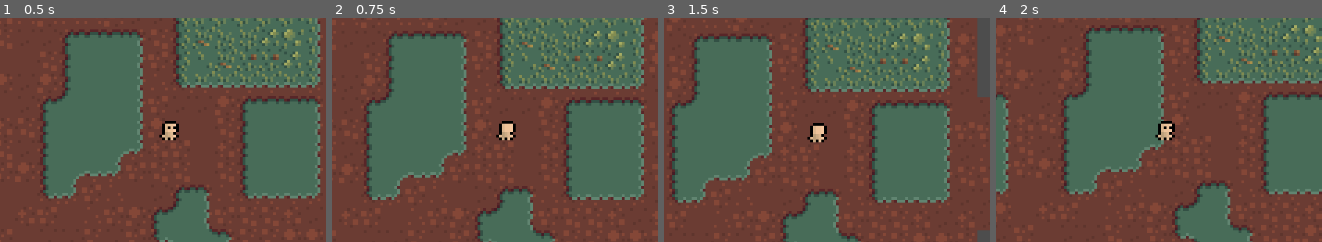
Above: before the commit, frames 1-4 (left to right).
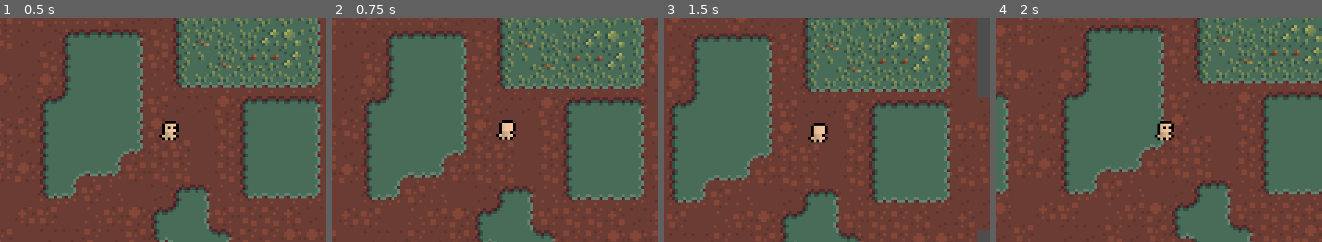
Above: after the commit, the same moments.

Repository: elegios/cautious-memory
Game: Godot game, scene res://Scenes/Test.tscn
The game is run twice, just before and just after one commit, with the same random seed, the same clock (stepped at 60 frames per second) and the same inputs.
Inputs (mouse positions are % of the whole screen's width and height, from its top left):
- Up to frame 1 (0.5 s): no input
- Up to frame 2 (0.75 s): tap Enter at 0.5 s; move the mouse to (88, 45) at 0.52 s; hold Right mouse button (Move) from 0.53 s (still down)
- Up to frame 3 (1.5 s): move the mouse to (37, 55) at 1.27 s; release Right mouse button (Move) at 1.28 s; tap A (Action 1) at 1.35 s
- Up to frame 4 (2 s): right-click (37, 55) at 1.55 s
The pictures show only the part of the screen within x 35-85%, y 23-73%; the shares and areas given below are measured in that part.

Frame 1 is identical in both runs. In frame 2, 0.1% of the frame differs, in the area x 50-57%, y 45-55%; in frame 3, 0.1%; in frame 4, 0.1%, in the area x 48-55%, y 45-55%.

Commit message:
Run abilities on units + duplicate data sources

Diff:
--- a/Code/AbilityComponents/AbilityTimer.gd
+++ b/Code/AbilityComponents/AbilityTimer.gd
@@ -6,7 +6,7 @@
 var elapsed: float = 0.0
 
 func setup(a: AbilityRunner, r: AbilityRoot, b: Dictionary, register_props: bool) -> void:
-	duration.setup(a, b)
+	duration = duration.setup(a, b)
 	super(a, r, b, register_props)
 
 func register_properties(root: AbilityRoot) -> void:
--- a/Code/AbilityComponents/Core/AbilityRoot.gd
+++ b/Code/AbilityComponents/Core/AbilityRoot.gd
@@ -8,8 +8,8 @@
 
 var blackboard: Dictionary
 
-func setup(runner: AbilityRunner, register_properties: bool) -> void:
-	blackboard = {}
+func setup(runner: AbilityRunner, initial_blackboard: Dictionary, register_properties: bool) -> void:
+	blackboard = initial_blackboard
 	replication_config = SceneReplicationConfig.new()
 	root_path = ^"."
 	child = get_child(0) as AbilityNode
@@ -21,6 +21,9 @@
 
 func try_soft_interrupt() -> bool:
 	return AbilityNode.AInterruptResult.Interrupted == child.interrupt(AbilityNode.AInterruptKind.Soft)
+
+func try_counter_interrupt() -> bool:
+	return AbilityNode.AInterruptResult.Interrupted == child.interrupt(AbilityNode.AInterruptKind.Counter)
 
 func hard_interrupt() -> void:
 	var _ignore := child.interrupt(AbilityNode.AInterruptKind.Hard)
--- a/Code/AbilityComponents/Core/AbilityRunner.gd
+++ b/Code/AbilityComponents/Core/AbilityRunner.gd
@@ -20,9 +20,9 @@
 @export var shape_cast: ShapeCast2D
 
 ## The currently running main ability, if any. Trying to run a new
-## ability will soft-interrupt the current main ability, then start a
-## new ability [i]if the main ability actually did interrupt[/i],
-## e.g., if it used the [Cancellable] node.
+## main ability will soft-interrupt the current main ability, then
+## start a new ability [i]if the main ability actually did
+## interrupt[/i], e.g., if it used the [Cancellable] node.
 var main_ability: AbilityRoot:
 	set(value):
 		if not main_ability and value:
@@ -49,9 +49,17 @@
 		main_ability.queue_free()
 		main_ability = null
 	if not main_ability:
-		var _abi := spawn(id)
+		var _abi := spawn({&"path": abilities[id].resource_path})
 		return true
 	return false
+
+func try_run_custom_ability(config: Dictionary) -> bool:
+	var is_main: bool = config.get(&"is_main", true)
+	if main_ability and not main_ability.done and is_main and not main_ability.try_counter_interrupt():
+		return false
+
+	var _ignore := spawn(config)
+	return true
 
 func is_main_ability_running() -> bool:
 	return main_ability and not main_ability.done
@@ -61,13 +69,18 @@
 		return not main_ability.done and main_ability.try_soft_interrupt()
 	return true
 
-func _spawn_ability(id: int) -> Node:
-	var abi := abilities[id].instantiate() as AbilityNode
+func _spawn_ability(config: Dictionary) -> Node:
+	var path: String = config[&"path"]
+	var is_main: bool = config.get(&"is_main", true)
+	var initial_blackboard: Dictionary = config.get(&"blackboard", {})
+	var ps: PackedScene = ResourceLoader.load(path)
+	var abi := ps.instantiate() as AbilityNode
 	var root := AbilityRoot.new()
 	root.add_child(abi)
-	root.setup(self, multiplayer.is_server())
+	root.setup(self, initial_blackboard, multiplayer.is_server())
 	var _connected := root.ability_done.connect(_ability_done)
-	main_ability = root
+	if is_main:
+		main_ability = root
 	return root
 
 ## NOTE(vipa, 2024-08-23): Called via signal when an owned ability
--- a/Code/AbilityComponents/Core/DataSource.gd
+++ b/Code/AbilityComponents/Core/DataSource.gd
@@ -5,13 +5,23 @@
 var runner: AbilityRunner
 var blackboard: Dictionary
 
-func setup(r: AbilityRunner, b: Dictionary) -> void:
-	runner = r
-	blackboard = b
+func _init() -> void:
+	resource_local_to_scene = true
 
-## Register properties that need to be synced for this source
+func setup(r: AbilityRunner, b: Dictionary) -> DataSource:
+	var ret: DataSource = duplicate()
+	ret.runner = r
+	ret.blackboard = b
+	return ret
+
+## Register properties that need to be synced for this source.
 func register_properties(_node: Node, _property: String, _root: AbilityRoot) -> void:
 	pass
+
+## Duplicate self if there is mutable state, i.e., if [get_data)
+func maybe_duplicate() -> DataSource:
+	return self
+
 
 ## Get the current value from the source. Make sure to only contribute
 ## 'delta' from one of the _process functions (physics or idle).
--- /dev/null
+++ b/Code/AbilityComponents/DataSources/CurveSource.gd
@@ -0,0 +1,13 @@
+class_name CurveSource extends DataSource
+
+@export var duration: float = 1.0
+@export var curve: Curve
+
+var elapsed: float = 0.0
+
+func register_properties(node: Node, property: String, root: AbilityRoot) -> void:
+	root.register_prop(node, property + ":elapsed")
+
+func get_data(delta: float) -> Variant:
+	elapsed += delta
+	return curve.sample(elapsed / duration)
--- a/Code/AbilityComponents/DataSources/ExpressionSource.gd
+++ b/Code/AbilityComponents/DataSources/ExpressionSource.gd
@@ -27,18 +27,32 @@
 ## exposing it to the expression through the 'z' variable
 @export var z: DataSource
 
+func maybe_duplicate() -> DataSource:
+	var new_x := x.maybe_duplicate() if x else null
+	var new_y := y.maybe_duplicate() if y else null
+	var new_z := z.maybe_duplicate() if z else null
+
+	if x != new_x or y != new_y or z != new_z:
+		var ret: ExpressionSource = duplicate()
+		ret.x = new_x
+		ret.y = new_y
+		ret.z = new_z
+		return ret
+	return self
+
 func _validate_property(property: Dictionary) -> void:
 	if property.name == "expression":
 		property.hint = PROPERTY_HINT_EXPRESSION
 
-func setup(r: AbilityRunner, b: Dictionary) -> void:
-	super(r, b)
-	if x:
-		x.setup(r, b)
-	if y:
-		y.setup(r, b)
-	if z:
-		z.setup(r, b)
+func setup(r: AbilityRunner, b: Dictionary) -> DataSource:
+	var ret: ExpressionSource = super(r, b)
+	if ret.x:
+		ret.x = x.setup(r, b)
+	if ret.y:
+		ret.y = y.setup(r, b)
+	if ret.z:
+		ret.z = z.setup(r, b)
+	return ret
 
 func register_properties(node: Node, property: String, root: AbilityRoot) -> void:
 	super(node, property, root)
--- a/Code/AbilityComponents/MoveCharacter.gd
+++ b/Code/AbilityComponents/MoveCharacter.gd
@@ -10,9 +10,9 @@
 @export var factor: DataSource
 
 func setup(a: AbilityRunner, r: AbilityRoot, b: Dictionary, register_props: bool) -> void:
-	direction.setup(a, b)
+	direction = direction.setup(a, b)
 	if factor:
-		factor.setup(a, b)
+		factor = factor.setup(a, b)
 	super(a, r, b, register_props)
 
 func register_properties(root: AbilityRoot) -> void:
--- /dev/null
+++ b/Code/AbilityComponents/RunAbility.gd
@@ -0,0 +1,80 @@
+class_name RunAbility extends AbilityNode
+
+## The ability to run. The root node in the scene must be a subclass
+## of [AbilityNode].
+@export var ability: PackedScene
+
+## Target on which to try to run an ability. Defaults to self if
+## absent.
+@export var target: DataSource
+
+## Run the new ability as a main ability, i.e., attempt to interrupt a
+## previous main ability. Runs as a background ability if false.
+@export var main_ability: bool = true
+
+## Start the new ability with a copy of the blackboard for the current
+## ability. This can be used to pass information.
+@export var copy_blackboard: bool = false
+
+## Optional. Let the new ability reference the current unit (that runs
+## this ability) by putting it in this blackboard property.
+@export var source_unit_property: StringName
+
+@export_group("Blackboard Output")
+
+## Optional. Store a bool denoting whether the ability was started
+## successfully on the blackboard. Running an ability can fail if:
+## 1. The target has no [AbilityRunner].
+## 2. [member RunAbility.main_ability] is true, and the previous
+##    ability did not acknowledge the interrupt.
+@export var success_property: StringName
+
+func register_properties(root: AbilityRoot) -> void:
+	if target:
+		target.register_properties(self, "target", root)
+
+func setup(a: AbilityRunner, r: AbilityRoot, b: Dictionary, register_props: bool) -> void:
+	if target:
+		target = target.setup(a, b)
+	super(a, r, b, register_props)
+
+func physics_process_ability(delta: float) -> ARunResult:
+	return shared_process(delta)
+
+func process_ability(_delta: float) -> ARunResult:
+	return shared_process(0.0)
+
+func shared_process(delta: float) -> ARunResult:
+	if not multiplayer.is_server():
+		return ARunResult.Done
+
+
+	var other_runner: AbilityRunner = null
+
+	if target:
+		var other: Node2D = target.get_data(delta)
+		for i in other.get_child_count():
+			other_runner = other.get_child(i) as AbilityRunner
+			if other_runner:
+				break
+	else:
+		other_runner = runner
+
+	if not other_runner:
+		if success_property:
+			blackboard[success_property] = false
+		return ARunResult.Done
+
+	var config := {
+		&"path": ability.resource_path,
+		&"is_main": main_ability,
+		&"blackboard": blackboard.duplicate() if copy_blackboard else {}
+	}
+	if source_unit_property:
+		config[&"blackboard"][source_unit_property] = runner.get_parent().get_path()
+
+	var success := other_runner.try_run_custom_ability(config)
+	if success_property:
+		blackboard[success_property] = success
+
+	return ARunResult.Done
--- a/Code/AbilityComponents/SeqLike/Conditional.gd
+++ b/Code/AbilityComponents/SeqLike/Conditional.gd
@@ -12,7 +12,7 @@
 var checked: bool = false
 
 func setup(a: AbilityRunner, r: AbilityRoot, b: Dictionary, register_props: bool) -> void:
-	condition.setup(a, b)
+	condition = condition.setup(a, b)
 	super(a, r, b, register_props)
 
 func register_properties(root: AbilityRoot) -> void:
--- a/Code/AbilityComponents/ShapeCast.gd
+++ b/Code/AbilityComponents/ShapeCast.gd
@@ -43,7 +43,7 @@
 
 func setup(a: AbilityRunner, r: AbilityRoot, b: Dictionary, register_props: bool) -> void:
 	if relative_target:
-		relative_target.setup(a, b)
+		relative_target = relative_target.setup(a, b)
 	super(a, r, b, register_props)
 
 func physics_process_ability(delta: float) -> ARunResult:
--- a/Code/AbilityComponents/TeleportCharacter.gd
+++ b/Code/AbilityComponents/TeleportCharacter.gd
@@ -14,7 +14,7 @@
 	position.register_properties(self, "position", root)
 
 func setup(a: AbilityRunner, r: AbilityRoot, b: Dictionary, register_props: bool) -> void:
-	position.setup(a, b)
+	position = position.setup(a, b)
 	super(a, r, b, register_props)
 
 func physics_process_ability(delta: float) -> ARunResult:
--- a/Code/AbilityComponents/WriteToBlackboard.gd
+++ b/Code/AbilityComponents/WriteToBlackboard.gd
@@ -13,7 +13,7 @@
 
 func setup(a: AbilityRunner, r: AbilityRoot, b: Dictionary, register_props: bool) -> void:
 	if source:
-		source.setup(a, b)
+		source = source.setup(a, b)
 	super(a, r, b, register_props)
 
 # NOTE(vipa, 2024-08-23): It's ok to pass delta from both process
--- a/Scenes/Ability.tscn
+++ /dev/null
@@ -1,136 +0,0 @@
-[gd_scene load_steps=27 format=3 uid="uid://bpdq3av7p7qu4"]
-
-[ext_resource type="Script" path="res://Code/AbilityComponents/Core/AbilitySeq.gd" id="2_5vcv4"]
-[ext_resource type="Script" path="res://Code/AbilityComponents/WriteToBlackboard.gd" id="3_bleet"]
-[ext_resource type="Script" path="res://Code/AbilityComponents/DataSources/InputSource.gd" id="4_610dl"]
-[ext_resource type="Script" path="res://Code/AbilityComponents/DataSources/ExpressionSource.gd" id="4_mrn6b"]
-[ext_resource type="Script" path="res://Code/AbilityComponents/SeqLike/StateChange.gd" id="5_bnyta"]
-[ext_resource type="Script" path="res://Code/AbilityComponents/DataSources/CharacterSource.gd" id="5_pd87e"]
-[ext_resource type="Script" path="res://Code/AbilityComponents/MoveCharacter.gd" id="6_ghn11"]
-[ext_resource type="Script" path="res://Code/AbilityComponents/Core/AbilityParAny.gd" id="6_lh5ef"]
-[ext_resource type="Script" path="res://Code/AbilityComponents/DataSources/BlackboardSource.gd" id="7_f3qdl"]
-[ext_resource type="Script" path="res://Code/AbilityComponents/AbilityTimer.gd" id="9_cg6rd"]
-[ext_resource type="Script" path="res://Code/AbilityComponents/ShapeCast.gd" id="11_fk47b"]
-[ext_resource type="Script" path="res://Code/AbilityComponents/SeqLike/Conditional.gd" id="12_go76q"]
-[ext_resource type="Script" path="res://Code/AbilityComponents/TeleportCharacter.gd" id="13_sm5nd"]
-
-[sub_resource type="Resource" id="Resource_svlls"]
-script = ExtResource("4_610dl")
-what = 0
-
-[sub_resource type="Resource" id="Resource_tbp2u"]
-script = ExtResource("5_pd87e")
-what = 0
-
-[sub_resource type="Resource" id="Resource_36er5"]
-script = ExtResource("4_mrn6b")
-expression = "(x - y).normalized()"
-x = SubResource("Resource_svlls")
-y = SubResource("Resource_tbp2u")
-
-[sub_resource type="Resource" id="Resource_2js7s"]
-script = ExtResource("7_f3qdl")
-property = &"direction"
-allow_absent = false
-
-[sub_resource type="Resource" id="Resource_aycgm"]
-script = ExtResource("4_mrn6b")
-expression = "96*4"
-
-[sub_resource type="Resource" id="Resource_3xhjt"]
-script = ExtResource("4_mrn6b")
-expression = "0.3"
-
-[sub_resource type="Resource" id="Resource_kjd15"]
-script = ExtResource("7_f3qdl")
-property = &"hit_unit"
-allow_absent = true
-
-[sub_resource type="Resource" id="Resource_x3ihw"]
-script = ExtResource("4_mrn6b")
-expression = "0.3"
-
-[sub_resource type="Resource" id="Resource_h0sap"]
-script = ExtResource("7_f3qdl")
-property = &"hit_unit"
-allow_absent = false
-
-[sub_resource type="Resource" id="Resource_l48mo"]
-script = ExtResource("4_mrn6b")
-expression = "x.position"
-x = SubResource("Resource_h0sap")
-
-[sub_resource type="Resource" id="Resource_fygb1"]
-script = ExtResource("4_610dl")
-what = 0
-
-[sub_resource type="Resource" id="Resource_1g8dk"]
-script = ExtResource("5_pd87e")
-what = 0
-
-[sub_resource type="Resource" id="Resource_7po6w"]
-script = ExtResource("4_mrn6b")
-expression = "(x - y).normalized()"
-x = SubResource("Resource_fygb1")
-y = SubResource("Resource_1g8dk")
-
-[node name="Seq" type="Node"]
-script = ExtResource("2_5vcv4")
-
-[node name="FirstAim" type="Node" parent="."]
-script = ExtResource("3_bleet")
-property = &"direction"
-source = SubResource("Resource_36er5")
-
-[node name="Phasing" type="Node" parent="."]
-script = ExtResource("5_bnyta")
-phase_through_units = true
-
-[node name="AbilityParAny" type="Node" parent="Phasing"]
-script = ExtResource("6_lh5ef")
-
-[node name="MovePlayer" type="Node" parent="Phasing/AbilityParAny"]
-script = ExtResource("6_ghn11")
-direction = SubResource("Resource_2js7s")
-factor = SubResource("Resource_aycgm")
-
-[node name="AbilityTimer" type="Node" parent="Phasing/AbilityParAny"]
-script = ExtResource("9_cg6rd")
-duration = SubResource("Resource_3xhjt")
-
-[node name="ShapeCast" type="Node" parent="Phasing/AbilityParAny"]
-script = ExtResource("11_fk47b")
-collider = &"hit_unit"
-
-[node name="If Hit" type="Node" parent="Phasing"]
-script = ExtResource("12_go76q")
-condition = SubResource("Resource_kjd15")
-
-[node name="Stick To Target" type="Node" parent="Phasing/If Hit"]
-script = ExtResource("6_lh5ef")
-
-[node name="AbilityTimer" type="Node" parent="Phasing/If Hit/Stick To Target"]
-script = ExtResource("9_cg6rd")
-duration = SubResource("Resource_x3ihw")
-
-[node name="TeleportCharacter" type="Node" parent="Phasing/If Hit/Stick To Target"]
-script = ExtResource("13_sm5nd")
-continuous = true
-position = SubResource("Resource_l48mo")
-
-[node name="SecondAim" type="Node" parent="Phasing/If Hit"]
-script = ExtResource("3_bleet")
-property = &"direction"
-source = SubResource("Resource_7po6w")
-
-[node name="AbilityParAny" type="Node" parent="Phasing/If Hit"]
-script = ExtResource("6_lh5ef")
-
-[node name="MovePlayer2" type="Node" parent="Phasing/If Hit/AbilityParAny"]
-script = ExtResource("6_ghn11")
-direction = SubResource("Resource_2js7s")
-factor = SubResource("Resource_aycgm")
-
-[node name="AbilityTimer2" type="Node" parent="Phasing/If Hit/AbilityParAny"]
-script = ExtResource("9_cg6rd")
-duration = SubResource("Resource_3xhjt")
--- /dev/null
+++ b/Scenes/GenericKnockback.tscn
@@ -0,0 +1,49 @@
+[gd_scene load_steps=13 format=3 uid="uid://de7yjo0qe63et"]
+
+[ext_resource type="Script" path="res://Code/AbilityComponents/Core/AbilityParAny.gd" id="1_yftua"]
+[ext_resource type="Script" path="res://Code/AbilityComponents/MoveCharacter.gd" id="2_1waq4"]
+[ext_resource type="Script" path="res://Code/AbilityComponents/DataSources/BlackboardSource.gd" id="3_xuvtb"]
+[ext_resource type="Script" path="res://Code/AbilityComponents/DataSources/ExpressionSource.gd" id="4_y214b"]
+[ext_resource type="Script" path="res://Code/AbilityComponents/DataSources/CurveSource.gd" id="5_nslpm"]
+[ext_resource type="Script" path="res://Code/AbilityComponents/AbilityTimer.gd" id="6_ett83"]
+
+[sub_resource type="Resource" id="Resource_16uhq"]
+script = ExtResource("3_xuvtb")
+property = &"knockback_direction"
+allow_absent = false
+
+[sub_resource type="Curve" id="Curve_tutbm"]
+_data = [Vector2(0, 1), 0.0, -0.986747, 0, 1, Vector2(1, 0.0132531), -0.986747, 0.0, 1, 0]
+point_count = 2
+
+[sub_resource type="Resource" id="Resource_pephf"]
+script = ExtResource("5_nslpm")
+duration = 0.3
+curve = SubResource("Curve_tutbm")
+
+[sub_resource type="Resource" id="Resource_wcj6s"]
+script = ExtResource("3_xuvtb")
+property = &"knockback_speed"
+allow_absent = false
+
+[sub_resource type="Resource" id="Resource_t73wv"]
+script = ExtResource("4_y214b")
+expression = "x*y"
+x = SubResource("Resource_pephf")
+y = SubResource("Resource_wcj6s")
+
+[sub_resource type="Resource" id="Resource_o45ba"]
+script = ExtResource("4_y214b")
+expression = "0.3"
+
+[node name="AbilityParAny" type="Node"]
+script = ExtResource("1_yftua")
+
+[node name="MoveCharacter" type="Node" parent="."]
+script = ExtResource("2_1waq4")
+direction = SubResource("Resource_16uhq")
+factor = SubResource("Resource_t73wv")
+
+[node name="AbilityTimer" type="Node" parent="."]
+script = ExtResource("6_ett83")
+duration = SubResource("Resource_o45ba")
--- /dev/null
+++ b/Scenes/KickOff.tscn
@@ -0,0 +1,190 @@
+[gd_scene load_steps=34 format=3 uid="uid://bpdq3av7p7qu4"]
+
+[ext_resource type="Script" path="res://Code/AbilityComponents/Core/AbilitySeq.gd" id="1_p58mn"]
+[ext_resource type="Script" path="res://Code/AbilityComponents/WriteToBlackboard.gd" id="2_16uj4"]
+[ext_resource type="Script" path="res://Code/AbilityComponents/DataSources/ExpressionSource.gd" id="3_hr3vg"]
+[ext_resource type="Script" path="res://Code/AbilityComponents/DataSources/InputSource.gd" id="4_wqjnk"]
+[ext_resource type="Script" path="res://Code/AbilityComponents/DataSources/CharacterSource.gd" id="5_ob26k"]
+[ext_resource type="Script" path="res://Code/AbilityComponents/SeqLike/StateChange.gd" id="6_5vq7d"]
+[ext_resource type="Script" path="res://Code/AbilityComponents/Core/AbilityParAny.gd" id="7_0fdxt"]
+[ext_resource type="Script" path="res://Code/AbilityComponents/MoveCharacter.gd" id="8_kqbyn"]
+[ext_resource type="Script" path="res://Code/AbilityComponents/DataSources/BlackboardSource.gd" id="9_boh4n"]
+[ext_resource type="Script" path="res://Code/AbilityComponents/AbilityTimer.gd" id="10_sdp4w"]
+[ext_resource type="Script" path="res://Code/AbilityComponents/ShapeCast.gd" id="11_14v02"]
+[ext_resource type="Script" path="res://Code/AbilityComponents/SeqLike/Conditional.gd" id="12_8mjfk"]
+[ext_resource type="Script" path="res://Code/AbilityComponents/RunAbility.gd" id="13_6hv5o"]
+[ext_resource type="PackedScene" uid="uid://de7yjo0qe63et" path="res://Scenes/GenericKnockback.tscn" id="14_4bqvk"]
+[ext_resource type="Script" path="res://Code/AbilityComponents/TeleportCharacter.gd" id="15_m02hw"]
+
+[sub_resource type="Resource" id="Resource_svlls"]
+script = ExtResource("4_wqjnk")
+what = 0
+
+[sub_resource type="Resource" id="Resource_tbp2u"]
+script = ExtResource("5_ob26k")
+what = 0
+
+[sub_resource type="Resource" id="Resource_36er5"]
+script = ExtResource("3_hr3vg")
+expression = "(x - y).normalized()"
+x = SubResource("Resource_svlls")
+y = SubResource("Resource_tbp2u")
+
+[sub_resource type="Resource" id="Resource_2js7s"]
+script = ExtResource("9_boh4n")
+property = &"direction"
+allow_absent = false
+
+[sub_resource type="Resource" id="Resource_aycgm"]
+script = ExtResource("3_hr3vg")
+expression = "96*4"
+
+[sub_resource type="Resource" id="Resource_3xhjt"]
+script = ExtResource("3_hr3vg")
+expression = "0.3"
+
+[sub_resource type="Resource" id="Resource_kjd15"]
+script = ExtResource("9_boh4n")
+property = &"hit_unit"
+allow_absent = true
+
+[sub_resource type="Resource" id="Resource_etvny"]
+script = ExtResource("9_boh4n")
+property = &"direction"
+allow_absent = false
+
+[sub_resource type="Resource" id="Resource_h3ds0"]
+script = ExtResource("3_hr3vg")
+expression = "96*4"
+
+[sub_resource type="Resource" id="Resource_1bcyj"]
+script = ExtResource("9_boh4n")
+property = &"hit_unit"
+allow_absent = false
+
+[sub_resource type="Resource" id="Resource_x3ihw"]
+script = ExtResource("3_hr3vg")
+expression = "0.3"
+
+[sub_resource type="Resource" id="Resource_h0sap"]
+script = ExtResource("9_boh4n")
+property = &"hit_unit"
+allow_absent = false
+
+[sub_resource type="Resource" id="Resource_l48mo"]
+script = ExtResource("3_hr3vg")
+expression = "x.position"
+x = SubResource("Resource_h0sap")
+
+[sub_resource type="Resource" id="Resource_fygb1"]
+script = ExtResource("4_wqjnk")
+what = 0
+
+[sub_resource type="Resource" id="Resource_1g8dk"]
+script = ExtResource("5_ob26k")
+what = 0
+
+[sub_resource type="Resource" id="Resource_7po6w"]
+script = ExtResource("3_hr3vg")
+expression = "(x - y).normalized()"
+x = SubResource("Resource_fygb1")
+y = SubResource("Resource_1g8dk")
+
+[sub_resource type="Resource" id="Resource_gi7ww"]
+script = ExtResource("9_boh4n")
+property = &"direction"
+allow_absent = false
+
+[sub_resource type="Resource" id="Resource_hvphj"]
+resource_local_to_scene = true
+script = ExtResource("3_hr3vg")
+expression = "-x"
+x = SubResource("Resource_gi7ww")
+
+[node name="KickOff" type="Node"]
+script = ExtResource("1_p58mn")
+
+[node name="FirstAim" type="Node" parent="."]
+script = ExtResource("2_16uj4")
+property = &"direction"
+source = SubResource("Resource_36er5")
+
+[node name="Phasing" type="Node" parent="."]
+script = ExtResource("6_5vq7d")
+phase_through_units = true
+
+[node name="AbilityParAny" type="Node" parent="Phasing"]
+script = ExtResource("7_0fdxt")
+
+[node name="MovePlayer" type="Node" parent="Phasing/AbilityParAny"]
+script = ExtResource("8_kqbyn")
+direction = SubResource("Resource_2js7s")
+factor = SubResource("Resource_aycgm")
+
+[node name="AbilityTimer" type="Node" parent="Phasing/AbilityParAny"]
+script = ExtResource("10_sdp4w")
+duration = SubResource("Resource_3xhjt")
+
+[node name="ShapeCast" type="Node" parent="Phasing/AbilityParAny"]
+script = ExtResource("11_14v02")
+collider = &"hit_unit"
+
+[node name="If Hit" type="Node" parent="Phasing"]
+script = ExtResource("12_8mjfk")
+condition = SubResource("Resource_kjd15")
+
+[node name="knockback_direction" type="Node" parent="Phasing/If Hit"]
+script = ExtResource("2_16uj4")
+property = &"knockback_direction"
+source = SubResource("Resource_etvny")
+
+[node name="knockback_speed" type="Node" parent="Phasing/If Hit"]
+script = ExtResource("2_16uj4")
+property = &"knockback_speed"
+source = SubResource("Resource_h3ds0")
+
+[node name="RunAbility" type="Node" parent="Phasing/If Hit"]
+script = ExtResource("13_6hv5o")
+ability = ExtResource("14_4bqvk")
+target = SubResource("Resource_1bcyj")
+copy_blackboard = true
+
+[node name="Stick To Target" type="Node" parent="Phasing/If Hit"]
+script = ExtResource("7_0fdxt")
+
+[node name="AbilityTimer" type="Node" parent="Phasing/If Hit/Stick To Target"]
+script = ExtResource("10_sdp4w")
+duration = SubResource("Resource_x3ihw")
+
+[node name="TeleportCharacter" type="Node" parent="Phasing/If Hit/Stick To Target"]
+script = ExtResource("15_m02hw")
+continuous = true
+position = SubResource("Resource_l48mo")
+
+[node name="SecondAim" type="Node" parent="Phasing/If Hit"]
+script = ExtResource("2_16uj4")
+property = &"direction"
+source = SubResource("Resource_7po6w")
+
+[node name="knockback_direction2" type="Node" parent="Phasing/If Hit"]
+script = ExtResource("2_16uj4")
+property = &"knockback_direction"
+source = SubResource("Resource_hvphj")
+
+[node name="RunAbility2" type="Node" parent="Phasing/If Hit"]
+script = ExtResource("13_6hv5o")
+ability = ExtResource("14_4bqvk")
+target = SubResource("Resource_1bcyj")
+copy_blackboard = true
+
+[node name="AbilityParAny" type="Node" parent="Phasing/If Hit"]
+script = ExtResource("7_0fdxt")
+
+[node name="MovePlayer2" type="Node" parent="Phasing/If Hit/AbilityParAny"]
+script = ExtResource("8_kqbyn")
+direction = SubResource("Resource_2js7s")
+factor = SubResource("Resource_aycgm")
+
+[node name="AbilityTimer2" type="Node" parent="Phasing/If Hit/AbilityParAny"]
+script = ExtResource("10_sdp4w")
+duration = SubResource("Resource_3xhjt")
--- a/Scenes/player.tscn
+++ b/Scenes/player.tscn
@@ -3,7 +3,7 @@
 [ext_resource type="Script" path="res://Scenes/Player.gd" id="1_2bwdi"]
 [ext_resource type="SpriteFrames" uid="uid://lrukp3lrybk7" path="res://Assets/Human/human.tres" id="2_4r553"]
 [ext_resource type="Script" path="res://Code/Components/PlayerInput.gd" id="3_6juq4"]
-[ext_resource type="PackedScene" uid="uid://bpdq3av7p7qu4" path="res://Scenes/Ability.tscn" id="3_ftytm"]
+[ext_resource type="PackedScene" uid="uid://bpdq3av7p7qu4" path="res://Scenes/KickOff.tscn" id="3_ftytm"]
 [ext_resource type="Script" path="res://Code/AbilityComponents/Core/AbilityRunner.gd" id="4_aqo0i"]
 
 [sub_resource type="CircleShape2D" id="CircleShape2D_rf6ld"]
--- a/project.godot
+++ b/project.godot
@@ -57,4 +57,3 @@
 textures/canvas_textures/default_texture_filter=0
 renderer/rendering_method="gl_compatibility"
 renderer/rendering_method.mobile="gl_compatibility"
-2d/snap/snap_2d_transforms_to_pixel=true
